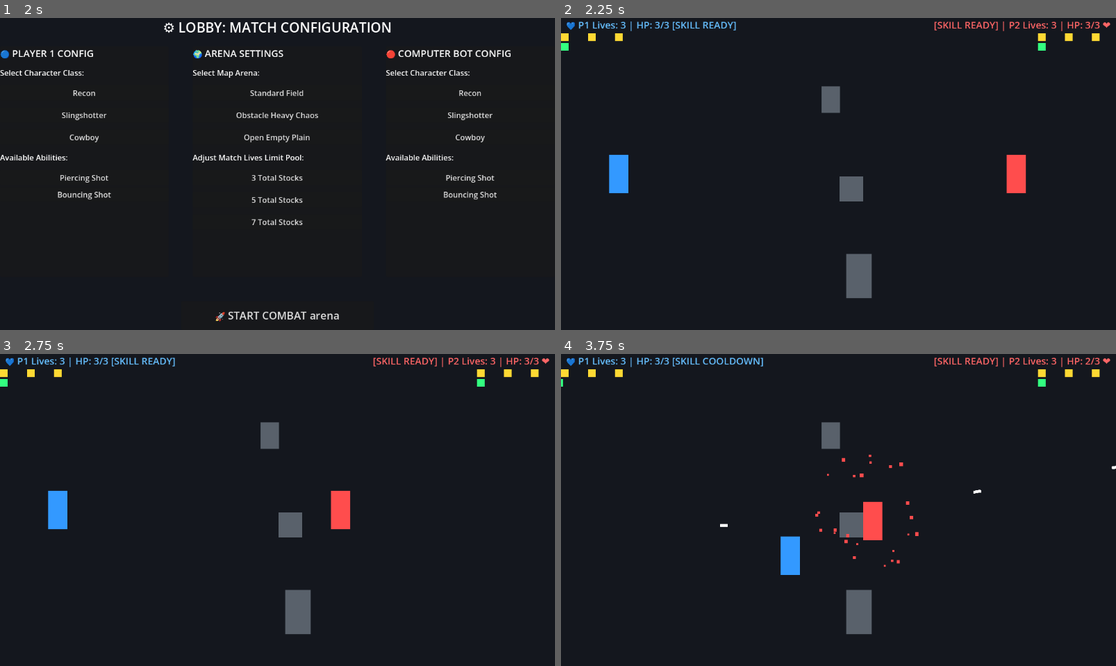
Above: before the commit, frames 1-4 (two rows, left to right).
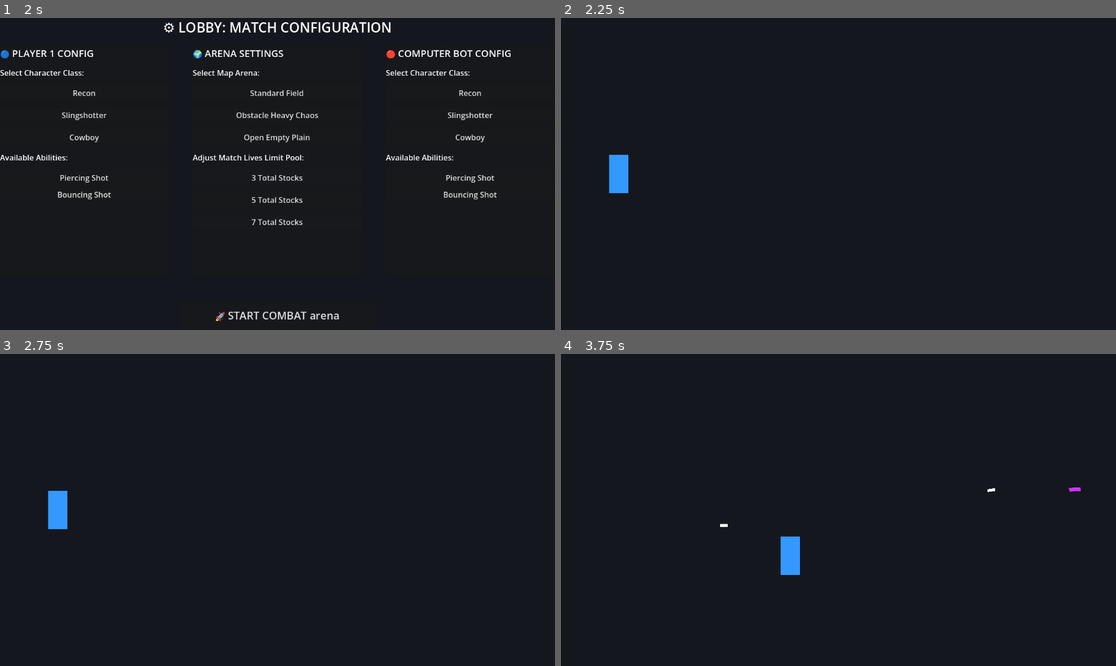
Above: after the commit, the same moments.

Repository: 548778-stack/Little-Duelers
Game: Godot game, scene res://CombatArena.tscn
Same seed, same stepped clock (60 frames per second), same inputs: the game is played once before the commit and once after it.
Inputs (mouse positions are in pixels of both pictures, inside the frame that each line leads up to):
- Up to frame 1 (2 s): click (277, 236) at 0.52 s; type "12" at 0.6 s; click "VS COMPUTER BOT (OFFLINE)" at 1.25 s
- Up to frame 2 (2.25 s): click "🚀 START COMBAT arena" at 2 s
- Up to frame 3 (2.75 s): no input
- Up to frame 4 (3.75 s): tap Enter at 2.75 s; move the mouse to (960, 494) at 2.77 s; hold D (move_right) 2.78-3.53 s; hold Middle mouse button (attack_ability) 2.78-3.53 s; move the mouse to (727, 525) at 3.52 s; hold S (move_down) from 3.53 s (still down); click (727, 525) at 3.6 s

Frame 1 is identical in both runs. In frame 2, 2.7% of the frame differs, in the area x 0-99%, y 1-90%; in frame 3, 2.7%; in frame 4, 3.0%, in the area x 0-100%, y 1-90%.
Error after the commit: Out of bounds get index '0' (on base: 'PackedInt32Array') (res://CombatArena.gd:439)

Commit message:
fixed cilent_peer_id

Diff:
--- a/CombatArena.gd
+++ b/CombatArena.gd
@@ -436,8 +436,9 @@
 	player2.lives = starting_lives_setting
 
 	if multiplayer.multiplayer_peer != null:
-		var client_peer_id = multiplayer.get_peers() if multiplayer.get_peers().size() > 0 else 1
+		var client_peer_id = multiplayer.get_peers()[0]
 		player2.set_multiplayer_authority(client_peer_id if not multiplayer.is_server() else 1)
+
 
 	var p2_visual = ColorRect.new()
 	p2_visual.size = Vector2(40, 80)
--- a/Player.gd
+++ b/Player.gd
@@ -1,4 +1,4 @@
-#S:\My Documents\little-duelers>
+#wdsa
 
 extends CharacterBody2D
 
